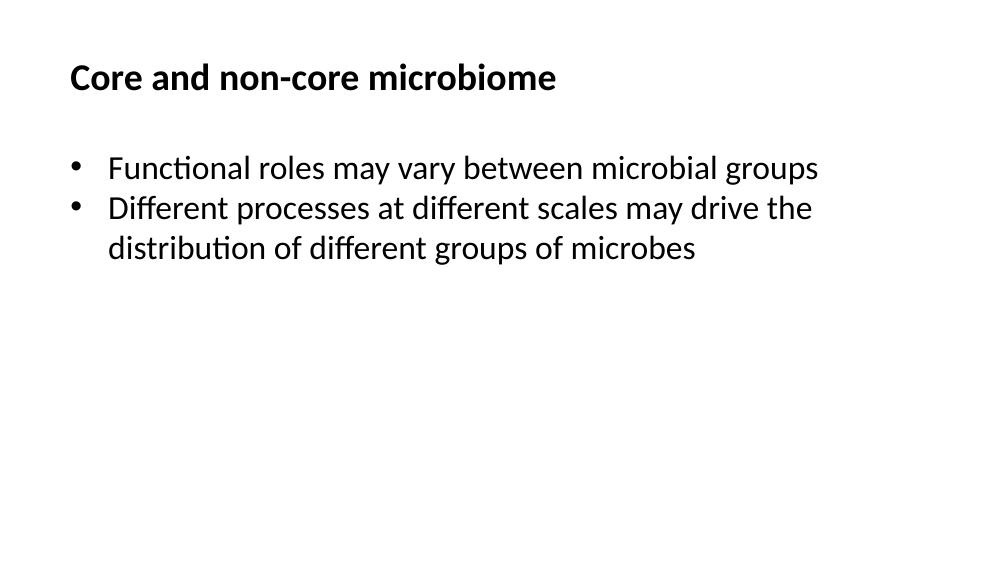
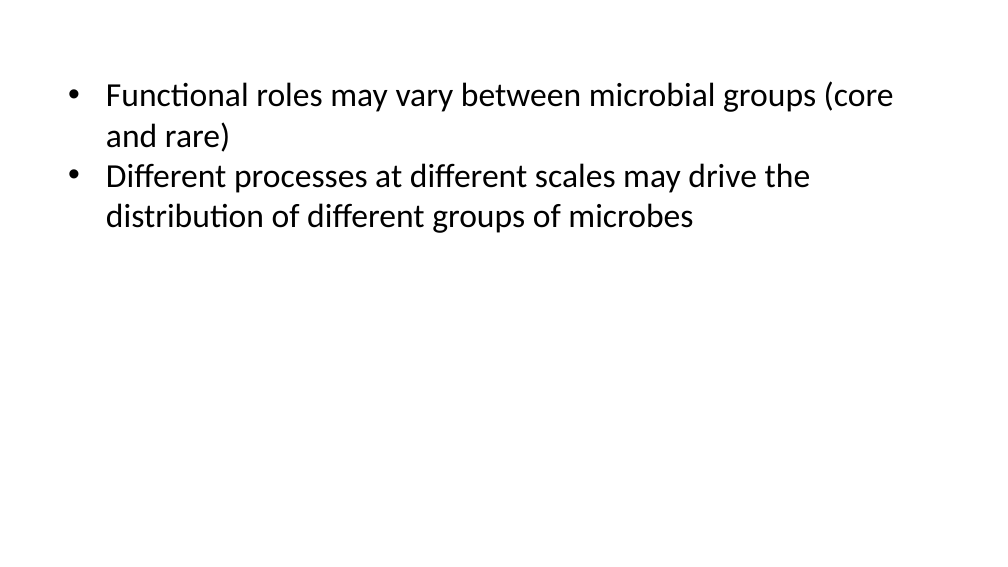
Before and after one commit to Ecological-Complexity-Lab/Microbiome_Structure_Madagascar, a slide deck: slide 4 of presentations/manuscript story.pptx (slide 5 before the commit). Drawn at 1008x567 pixels with LibreOffice and Linux fonts; fonts in the diff are those of the drawing. Boxes give left, top, right and bottom in pixels: in the first picture for what was removed or moved away, otherwise in the second. Text is boxed around its words. In the diff, an @@ line names an element or a change of style, - is before the commit and + after.

```diff
--- a/presentations/manuscript story.pptx
+++ b/presentations/manuscript story.pptx
@@ text "Functional roles may vary between ...": place and size @@
-text "Functional roles may vary between ..." at [108,155,818,265]
+text "Functional roles may vary between ..." at [106,81,894,233]
@@ text removed at [70,63,557,91] @@
-Core and non-core microbiome
@@ text at [106,81,894,152]: text changed @@
-• Functional roles may vary between microbial groups
+• Functional roles may vary between microbial groups (core and rare)
```
Also in this commit, not shown: 9 other slides changed, 3 slides added, 3 slides removed.
